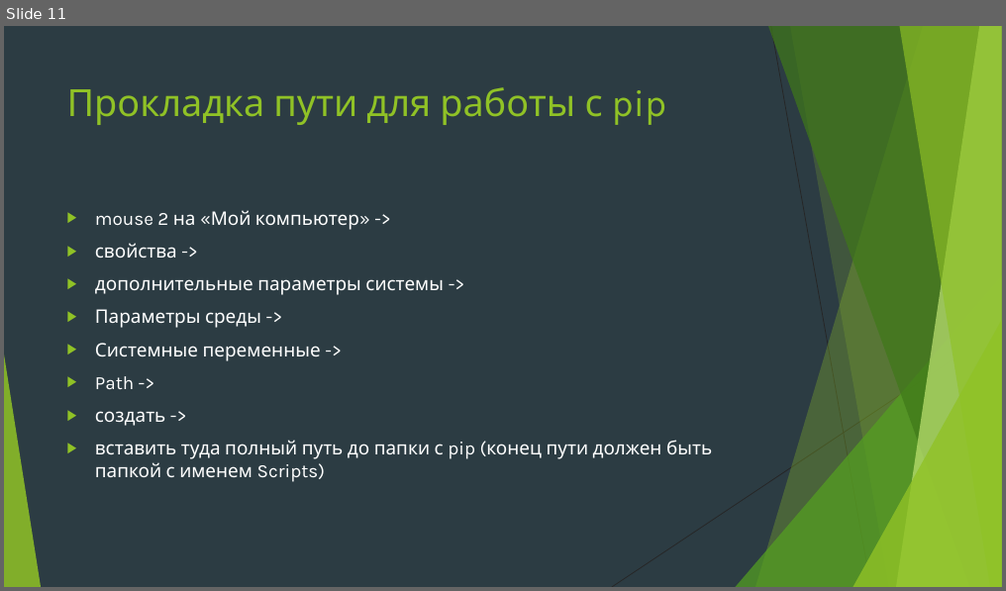
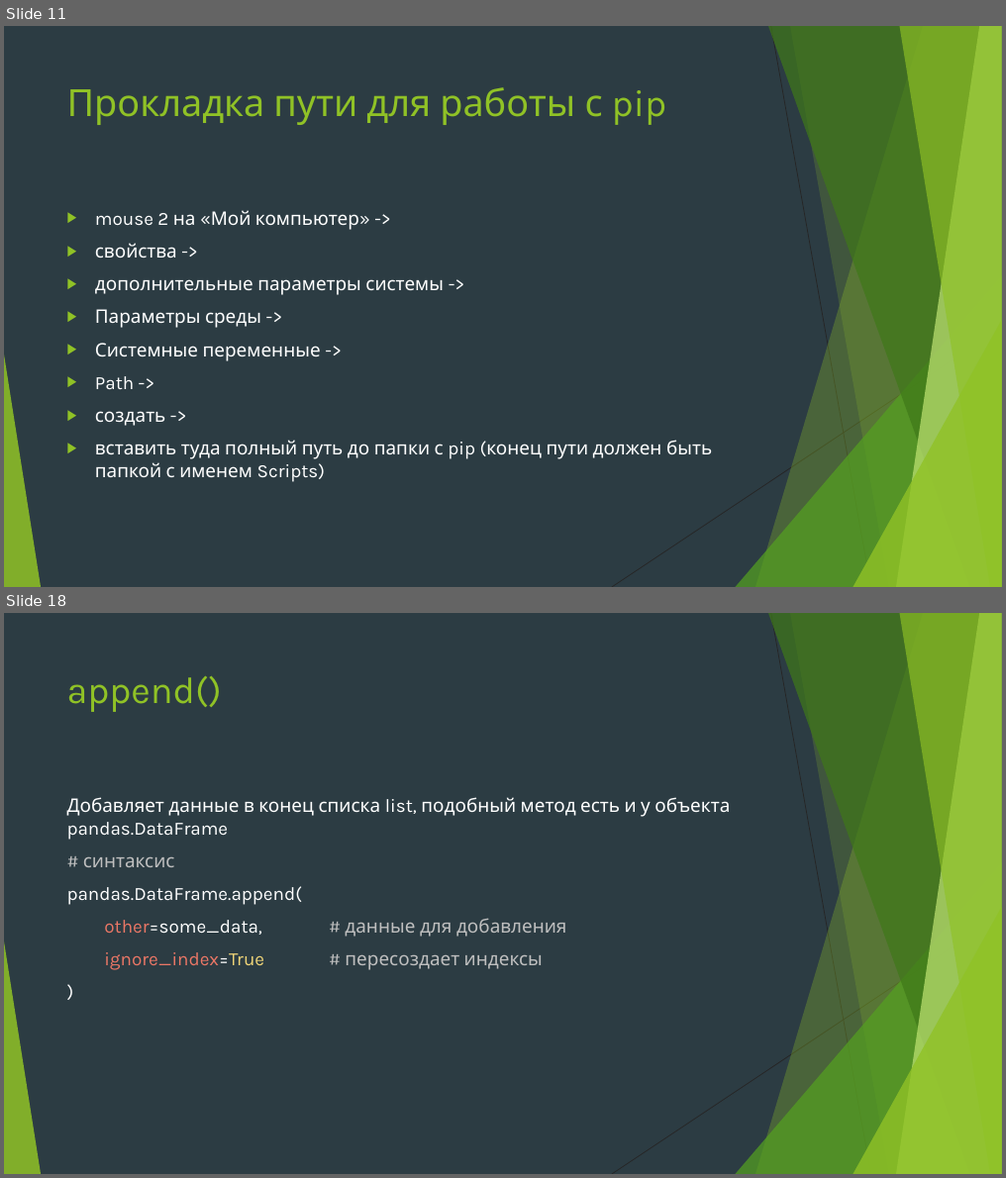
Before and after one commit to Yegor9151/for_corund, a slide deck: course_project_for_korund/ver 1.1/уроки/урок 7.pptx. Shown one above the other, each under a label of ours: slide 11 before the commit, slides 11 and 18 after it; the slides between them are not shown. The pictures are 1006x591 and 1006x1178 pixels, drawn with LibreOffice and Linux fonts; fonts in the diff are those of the drawing. Boxes give left, top, right and bottom in pixels: in the first picture for what was removed or moved away, otherwise in the second. Text is boxed around its words. In the diff, an @@ line names an element or a change of style, - is before the commit and + after.

```diff
--- a/course_project_for_korund/ver 1.1/уроки/урок 7.pptx
+++ b/course_project_for_korund/ver 1.1/уроки/урок 7.pptx
@@ slide 18 added at box(4, 613, 1002, 1174), background #2C3C43; not listed: 10 template elements that a slide beside it also shows @@
@@ title added at box(67, 676, 222, 712), 36 pt, text #90C226 @@
+append()
@@ text added at box(67, 797, 730, 970), 18 pt, text #FFFFFF @@
+Добавляет данные в конец списка list, подобный метод есть и у объекта pandas.DataFrame
+# синтаксис
+pandas.DataFrame.append(
+other=some_data, # данные для добавления
+ignore_index=True # пересоздает индексы
+)
```
Also in this commit, not shown: 5 slides changed, 5 other slides added.
